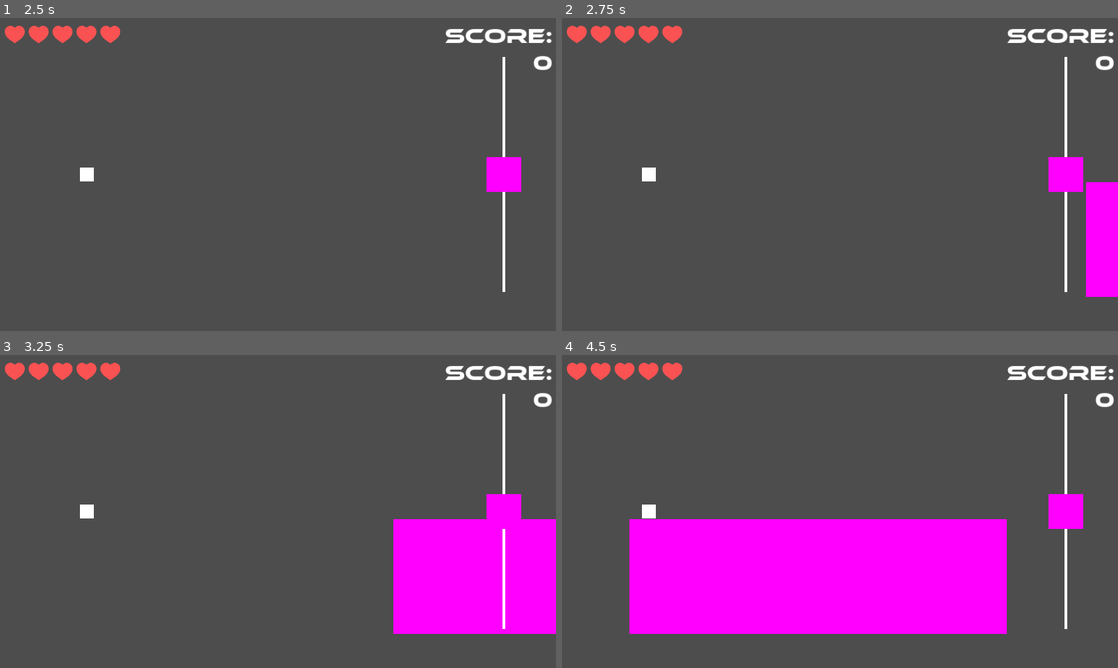
Above: before the commit, frames 1-4 (two rows, left to right).
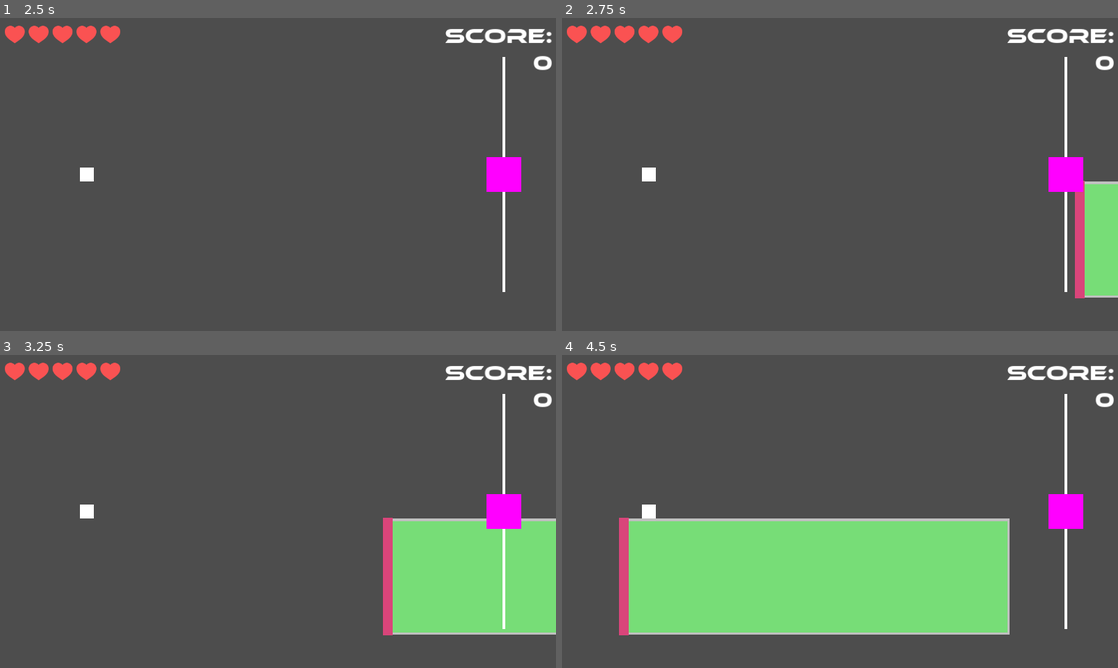
Above: after the commit, the same moments.

Repository: mauro-vb/mobile-game-project
Game: Godot game, scene res://scenes/ui/temp_menu.tscn
Same seed, same stepped clock (60 frames per second), same inputs: the game is played once before the commit and once after it.
Inputs (mouse positions are in pixels of both pictures, inside the frame that each line leads up to):
- Up to frame 1 (2.5 s): click "Slider" at 0.5 s; click "PLAY" at 1.25 s; click (505, 174) at 2 s
- Up to frame 2 (2.75 s): no input
- Up to frame 3 (3.25 s): move the mouse to (400, 495) at 2.77 s; hold Up (up) from 2.78 s (still down)
- Up to frame 4 (4.5 s): move the mouse to (728, 527) at 3.52 s; release Up (up) at 3.53 s; hold Down (down) 3.53-4.28 s; move the mouse to (895, 442) at 4.27 s; hold Up (up) from 4.28 s (still down)

Frame 1 is identical in both runs. In frame 2, 2.8% of the frame differs, in the area x 92-100%, y 52-90%; in frame 3, 11%; in frame 4, 26%, in the area x 10-81%, y 52-90%.

Commit message:
added color change for different obstacles, improved slider, and started parallax background scene

Diff:
--- a/scenes/obstacles/basic_platform.tscn
+++ b/scenes/obstacles/basic_platform.tscn
@@ -1,45 +1,69 @@
-[gd_scene load_steps=8 format=3 uid="uid://dbv0wewbbr501"]
+[gd_scene load_steps=10 format=3 uid="uid://dbv0wewbbr501"]
 
 [ext_resource type="Script" path="res://scripts/obstacles/spiked_platform.gd" id="1_0toc3"]
 [ext_resource type="Shader" path="res://shaders/flash.gdshader" id="2_3tp2l"]
 [ext_resource type="Script" path="res://scripts/components/hitbox_component.gd" id="2_uhium"]
 [ext_resource type="Script" path="res://scripts/components/health_component.gd" id="3_vsaq8"]
+[ext_resource type="Texture2D" uid="uid://b4ay82rlvrkee" path="res://assets/1by1white.png" id="5_topp7"]
 
-[sub_resource type="ShaderMaterial" id="ShaderMaterial_sk5tw"]
-resource_local_to_scene = true
+[sub_resource type="ShaderMaterial" id="ShaderMaterial_cjooj"]
 shader = ExtResource("2_3tp2l")
-shader_parameter/color = Color(1, 1, 1, 1)
+shader_parameter/base_color = Color(1, 1, 1, 1)
+shader_parameter/color = null
 shader_parameter/flashState = 0.0
-
-[sub_resource type="PlaceholderTexture2D" id="PlaceholderTexture2D_etmcf"]
 
 [sub_resource type="RectangleShape2D" id="RectangleShape2D_4yss0"]
 size = Vector2(514, 107)
 
+[sub_resource type="RectangleShape2D" id="RectangleShape2D_jry4o"]
+size = Vector2(6, 107)
+
+[sub_resource type="ShaderMaterial" id="ShaderMaterial_oh6u0"]
+resource_local_to_scene = true
+shader = ExtResource("2_3tp2l")
+shader_parameter/base_color = Color(1, 1, 1, 1)
+shader_parameter/color = null
+shader_parameter/flashState = 0.0
+
 [node name="BasicPlatform" type="Node2D" node_paths=PackedStringArray("bounce_area", "hurt_area")]
+material = SubResource("ShaderMaterial_cjooj")
 script = ExtResource("1_0toc3")
 bounce_area = NodePath("BounceArea")
 hurt_area = NodePath("HurtArea")
-
-[node name="HurtArea" type="Area2D" parent="."]
-
-[node name="CollisionPolygon2D" type="CollisionPolygon2D" parent="HurtArea"]
-polygon = PackedVector2Array(-249, 57, -258, 57, -258, -51, -250, -51)
-
-[node name="TempSprite" type="Sprite2D" parent="."]
-material = SubResource("ShaderMaterial_sk5tw")
-position = Vector2(7.99999, 2.5)
-scale = Vector2(514, 107)
-texture = SubResource("PlaceholderTexture2D_etmcf")
+rect_color = Color(0.542226, 0.380878, 0.77474, 1)
 
 [node name="BounceArea" type="Area2D" parent="." node_paths=PackedStringArray("health_component")]
 script = ExtResource("2_uhium")
 health_component = NodePath("../PlatformHealth")
 
 [node name="CollisionShape2D" type="CollisionShape2D" parent="BounceArea"]
-position = Vector2(8, 2.5)
 shape = SubResource("RectangleShape2D_4yss0")
+
+[node name="BorderSprite" type="Sprite2D" parent="BounceArea"]
+self_modulate = Color(0.751881, 0.751881, 0.751881, 1)
+position = Vector2(-0.00389099, 9.23872e-07)
+scale = Vector2(514.008, 108)
+texture = ExtResource("5_topp7")
+
+[node name="HurtArea" type="Area2D" parent="."]
+
+[node name="CollisionShape2D" type="CollisionShape2D" parent="HurtArea"]
+position = Vector2(-260, 0)
+shape = SubResource("RectangleShape2D_jry4o")
+debug_color = Color(0.958783, 0.189781, 0.195626, 0.42)
+
+[node name="DamageSprite" type="Sprite2D" parent="HurtArea"]
+self_modulate = Color(0.84988, 0.271003, 0.478281, 1)
+position = Vector2(-261, 0)
+scale = Vector2(11.0039, 108)
+texture = ExtResource("5_topp7")
 
 [node name="PlatformHealth" type="Node2D" parent="."]
 script = ExtResource("3_vsaq8")
 health = 2
+
+[node name="TempSprite" type="Sprite2D" parent="."]
+material = SubResource("ShaderMaterial_oh6u0")
+position = Vector2(-0.5, 1.66893e-06)
+scale = Vector2(509, 100)
+texture = ExtResource("5_topp7")
--- a/scenes/obstacles/big_healthy_platform.tscn
+++ b/scenes/obstacles/big_healthy_platform.tscn
@@ -2,16 +2,9 @@
 
 [ext_resource type="Script" path="res://scripts/obstacles/big_healthy_platform.gd" id="1_wyvjx"]
 [ext_resource type="Shader" path="res://shaders/flash.gdshader" id="2_1reah"]
+[ext_resource type="Texture2D" uid="uid://b4ay82rlvrkee" path="res://assets/1by1white.png" id="3_c4f7s"]
 [ext_resource type="Script" path="res://scripts/components/hitbox_component.gd" id="3_rf8xl"]
 [ext_resource type="Script" path="res://scripts/components/health_component.gd" id="4_03muj"]
-
-[sub_resource type="ShaderMaterial" id="ShaderMaterial_sq6jk"]
-resource_local_to_scene = true
-shader = ExtResource("2_1reah")
-shader_parameter/color = null
-shader_parameter/flashState = 0.0
-
-[sub_resource type="PlaceholderTexture2D" id="PlaceholderTexture2D_wg8x1"]
 
 [sub_resource type="RectangleShape2D" id="RectangleShape2D_yxb53"]
 size = Vector2(876.53, 269)
@@ -19,16 +12,18 @@
 [sub_resource type="RectangleShape2D" id="RectangleShape2D_i4xl8"]
 size = Vector2(22, 257)
 
+[sub_resource type="ShaderMaterial" id="ShaderMaterial_sq6jk"]
+resource_local_to_scene = true
+shader = ExtResource("2_1reah")
+shader_parameter/base_color = Color(1, 1, 1, 1)
+shader_parameter/color = null
+shader_parameter/flashState = 0.0
+
 [node name="BigHealthyPlatform" type="Node2D" node_paths=PackedStringArray("bounce_area", "hurt_area")]
 script = ExtResource("1_wyvjx")
 bounce_area = NodePath("BounceArea")
 hurt_area = NodePath("HurtArea")
-
-[node name="TempSprite" type="Sprite2D" parent="."]
-material = SubResource("ShaderMaterial_sq6jk")
-position = Vector2(-70, -0.5)
-scale = Vector2(868, 265)
-texture = SubResource("PlaceholderTexture2D_wg8x1")
+rect_color = Color(0.466667, 0.866667, 0.466667, 1)
 
 [node name="BounceArea" type="Area2D" parent="." node_paths=PackedStringArray("health_component")]
 position = Vector2(116, -1)
@@ -39,6 +34,12 @@
 position = Vector2(-183.265, 1)
 shape = SubResource("RectangleShape2D_yxb53")
 
+[node name="BorderSprite" type="Sprite2D" parent="BounceArea"]
+self_modulate = Color(0.751881, 0.751881, 0.751881, 1)
+position = Vector2(-183.502, 1.00002)
+scale = Vector2(877.004, 268)
+texture = ExtResource("3_c4f7s")
+
 [node name="HurtArea" type="Area2D" parent="."]
 position = Vector2(116, -1)
 
@@ -47,6 +48,18 @@
 shape = SubResource("RectangleShape2D_i4xl8")
 debug_color = Color(0.948541, 0.207152, 0.248793, 0.42)
 
+[node name="DamageSprite" type="Sprite2D" parent="HurtArea"]
+self_modulate = Color(0.84988, 0.271003, 0.478281, 1)
+position = Vector2(-633.251, 0.999997)
+scale = Vector2(22.5019, 270)
+texture = ExtResource("3_c4f7s")
+
+[node name="TempSprite" type="Sprite2D" parent="."]
+material = SubResource("ShaderMaterial_sq6jk")
+position = Vector2(-70.5, 0.499993)
+scale = Vector2(871, 255)
+texture = ExtResource("3_c4f7s")
+
 [node name="PlatformHealth" type="Node2D" parent="."]
 script = ExtResource("4_03muj")
 health = 6
--- a/scenes/obstacles/big_spiked_platform.tscn
+++ b/scenes/obstacles/big_spiked_platform.tscn
@@ -3,7 +3,11 @@
 [ext_resource type="Script" path="res://Scripts/obstacles/big_platform.gd" id="1_hc7op"]
 [ext_resource type="Shader" path="res://shaders/flash.gdshader" id="2_3d2ax"]
 [ext_resource type="Script" path="res://scripts/components/hitbox_component.gd" id="3_0svia"]
+[ext_resource type="Texture2D" uid="uid://b4ay82rlvrkee" path="res://assets/1by1white.png" id="3_xa0ql"]
 [ext_resource type="Script" path="res://scripts/components/health_component.gd" id="4_05oym"]
+
+[sub_resource type="RectangleShape2D" id="RectangleShape2D_wrbh2"]
+size = Vector2(250, 450)
 
 [sub_resource type="RectangleShape2D" id="RectangleShape2D_x14to"]
 size = Vector2(63, 4.5)
@@ -11,19 +15,31 @@
 [sub_resource type="ShaderMaterial" id="ShaderMaterial_uvdho"]
 resource_local_to_scene = true
 shader = ExtResource("2_3d2ax")
+shader_parameter/base_color = Color(1, 1, 1, 1)
 shader_parameter/color = Color(1, 1, 1, 1)
 shader_parameter/flashState = 0.0
-
-[sub_resource type="PlaceholderTexture2D" id="PlaceholderTexture2D_ym7rx"]
-
-[sub_resource type="RectangleShape2D" id="RectangleShape2D_wrbh2"]
-size = Vector2(250, 450)
 
 [node name="BigSpikedPlatform" type="Node2D" node_paths=PackedStringArray("bounce_area", "hurt_area")]
 script = ExtResource("1_hc7op")
 bounce_area = NodePath("BounceArea")
 hurt_area = NodePath("HurtArea")
 spawn_y_range = Vector2(225, 495)
+rect_color = Color(3.17663e-06, 0.694266, 0.800988, 1)
+
+[node name="BounceArea" type="Area2D" parent="." node_paths=PackedStringArray("health_component")]
+position = Vector2(124, -171)
+script = ExtResource("3_0svia")
+health_component = NodePath("../PlatformHealth")
+
+[node name="CollisionShape2D" type="CollisionShape2D" parent="BounceArea"]
+position = Vector2(-123.5, 171)
+shape = SubResource("RectangleShape2D_wrbh2")
+
+[node name="BorderSprite" type="Sprite2D" parent="BounceArea"]
+self_modulate = Color(0.751881, 0.751881, 0.751881, 1)
+position = Vector2(-124, 170.75)
+scale = Vector2(250, 448.5)
+texture = ExtResource("3_xa0ql")
 
 [node name="HurtArea" type="Area2D" parent="."]
 position = Vector2(124, -171)
@@ -43,20 +59,30 @@
 shape = SubResource("RectangleShape2D_x14to")
 debug_color = Color(0.954558, 0.196541, 0.223294, 0.42)
 
+[node name="DamageSprite" type="Sprite2D" parent="HurtArea"]
+self_modulate = Color(0.84988, 0.271003, 0.478281, 1)
+position = Vector2(-254.875, 172)
+scale = Vector2(10.251, 438)
+texture = ExtResource("3_xa0ql")
+
+[node name="DamageSprite2" type="Sprite2D" parent="HurtArea"]
+self_modulate = Color(0.84988, 0.271003, 0.478281, 1)
+position = Vector2(-30, -52.5763)
+scale = Vector2(-64.7487, 9.31439)
+texture = ExtResource("3_xa0ql")
+
+[node name="DamageSprite3" type="Sprite2D" parent="HurtArea"]
+self_modulate = Color(0.84988, 0.271003, 0.478281, 1)
+position = Vector2(-31, 392.528)
+rotation = 3.14159
+scale = Vector2(64.7487, -9.41018)
+texture = ExtResource("3_xa0ql")
+
 [node name="TempSprite" type="Sprite2D" parent="."]
 material = SubResource("ShaderMaterial_uvdho")
-position = Vector2(0.499985, -0.499969)
-scale = Vector2(251, 447)
-texture = SubResource("PlaceholderTexture2D_ym7rx")
-
-[node name="BounceArea" type="Area2D" parent="." node_paths=PackedStringArray("health_component")]
-position = Vector2(124, -171)
-script = ExtResource("3_0svia")
-health_component = NodePath("../PlatformHealth")
-
-[node name="CollisionShape2D" type="CollisionShape2D" parent="BounceArea"]
-position = Vector2(-123.5, 171)
-shape = SubResource("RectangleShape2D_wrbh2")
+position = Vector2(-3.5, -1.00002)
+scale = Vector2(243, 436)
+texture = ExtResource("3_xa0ql")
 
 [node name="PlatformHealth" type="Node2D" parent="."]
 position = Vector2(-1, 1)
--- a/scenes/obstacles/chasing_platform.tscn
+++ b/scenes/obstacles/chasing_platform.tscn
@@ -1,17 +1,10 @@
 [gd_scene load_steps=10 format=3 uid="uid://61gj5xllewqi"]
 
 [ext_resource type="Script" path="res://scripts/obstacles/chasing_platform.gd" id="1_qlufp"]
+[ext_resource type="Texture2D" uid="uid://b4ay82rlvrkee" path="res://assets/1by1white.png" id="2_8157e"]
 [ext_resource type="Script" path="res://scripts/components/hitbox_component.gd" id="2_krtr0"]
 [ext_resource type="Script" path="res://scripts/components/health_component.gd" id="3_r1rfj"]
 [ext_resource type="Shader" path="res://shaders/flash.gdshader" id="4_di3et"]
-
-[sub_resource type="ShaderMaterial" id="ShaderMaterial_qwqnj"]
-resource_local_to_scene = true
-shader = ExtResource("4_di3et")
-shader_parameter/color = null
-shader_parameter/flashState = 0.0
-
-[sub_resource type="PlaceholderTexture2D" id="PlaceholderTexture2D_hcthe"]
 
 [sub_resource type="RectangleShape2D" id="RectangleShape2D_rbdx6"]
 size = Vector2(6.5, 97.5)
@@ -22,16 +15,18 @@
 [sub_resource type="RectangleShape2D" id="RectangleShape2D_6jqpm"]
 size = Vector2(233.75, 99.5)
 
+[sub_resource type="ShaderMaterial" id="ShaderMaterial_qwqnj"]
+resource_local_to_scene = true
+shader = ExtResource("4_di3et")
+shader_parameter/base_color = Color(1, 1, 1, 1)
+shader_parameter/color = null
+shader_parameter/flashState = 0.0
+
 [node name="ChasingPlatform" type="Node2D" node_paths=PackedStringArray("bounce_area", "hurt_area")]
 script = ExtResource("1_qlufp")
 bounce_area = NodePath("BounceArea")
 hurt_area = NodePath("HurtArea")
-
-[node name="TempSprite" type="Sprite2D" parent="."]
-material = SubResource("ShaderMaterial_qwqnj")
-position = Vector2(1.99997, 1.24999)
-scale = Vector2(235.5, 100.5)
-texture = SubResource("PlaceholderTexture2D_hcthe")
+rect_color = Color(1, 0.858824, 0.345098, 1)
 
 [node name="HurtArea" type="Area2D" parent="."]
 
@@ -45,6 +40,18 @@
 shape = SubResource("RectangleShape2D_8m0fp")
 debug_color = Color(0.905882, 0.278431, 0.321569, 0.419608)
 
+[node name="DamageSprite" type="Sprite2D" parent="HurtArea"]
+self_modulate = Color(0.84988, 0.271003, 0.478281, 1)
+position = Vector2(-120.969, -3.48687e-06)
+scale = Vector2(8.06273, 100)
+texture = ExtResource("2_8157e")
+
+[node name="DamageSprite2" type="Sprite2D" parent="HurtArea"]
+self_modulate = Color(0.84988, 0.271003, 0.478281, 1)
+position = Vector2(142.484, 0.124995)
+scale = Vector2(51.0314, 100.25)
+texture = ExtResource("2_8157e")
+
 [node name="BounceArea" type="Area2D" parent="." node_paths=PackedStringArray("health_component")]
 script = ExtResource("2_krtr0")
 health_component = NodePath("../PlatformHealth")
@@ -53,5 +60,17 @@
 position = Vector2(-0.25, 0.499996)
 shape = SubResource("RectangleShape2D_6jqpm")
 
+[node name="BorderSprite" type="Sprite2D" parent="BounceArea"]
+self_modulate = Color(0.751881, 0.751881, 0.751881, 1)
+position = Vector2(0.124999, 7.98702e-06)
+scale = Vector2(235.75, 100)
+texture = ExtResource("2_8157e")
+
+[node name="TempSprite" type="Sprite2D" parent="."]
+material = SubResource("ShaderMaterial_qwqnj")
+position = Vector2(1.19209e-07, 0.500001)
+scale = Vector2(235.5, 93)
+texture = ExtResource("2_8157e")
+
 [node name="PlatformHealth" type="Node2D" parent="."]
 script = ExtResource("3_r1rfj")
--- /dev/null
+++ b/scenes/parallax_background.tscn
@@ -0,0 +1,11 @@
+[gd_scene load_steps=2 format=3 uid="uid://bayji16wyrmmi"]
+
+[ext_resource type="Texture2D" uid="uid://nxfa24ths7ea" path="res://assets/temp_background.png" id="1_6ti6g"]
+
+[node name="ParallaxBackground" type="ParallaxBackground"]
+
+[node name="ParallaxLayer" type="ParallaxLayer" parent="."]
+
+[node name="Sprite2D" type="Sprite2D" parent="ParallaxLayer"]
+position = Vector2(1280, 360)
+texture = ExtResource("1_6ti6g")
--- a/scenes/player.tscn
+++ b/scenes/player.tscn
@@ -7,6 +7,7 @@
 
 [sub_resource type="ShaderMaterial" id="ShaderMaterial_uavc1"]
 shader = ExtResource("2_wicmm")
+shader_parameter/base_color = Color(1, 1, 1, 1)
 shader_parameter/color = null
 shader_parameter/flashState = 0.0
 
--- a/scenes/ui/slider.tscn
+++ b/scenes/ui/slider.tscn
@@ -26,6 +26,3 @@
 offset_top = -152.0
 offset_right = 47.0
 offset_bottom = 155.0
-
-[connection signal="button_down" from="Button" to="Knob" method="_on_button_down"]
-[connection signal="button_up" from="Button" to="Knob" method="_on_button_up"]
--- a/scripts/obstacles/spiked_platform.gd
+++ b/scripts/obstacles/spiked_platform.gd
@@ -7,8 +7,8 @@
 @export var destroy_points := 50
 @export var missed_points:= 25
 @export var spring_force:=0
-
 @export var spawn_y_range:= Vector2(GameParameters.PLAYER_SIZE, GameParameters.WINDOW_HEIGHT-GameParameters.PLAYER_SIZE)
+@export var rect_color : Color = Color(1,1,1)
 
 @onready var health := $PlatformHealth
 @onready var sprite := $TempSprite
@@ -23,6 +23,7 @@
 
 func _ready():
 	add_to_group("platforms")
+	sprite.material.set_shader_parameter("base_color", rect_color)
 	speed = base_speed
 	hurt_area.body_entered.connect(damage_player)
 	bounce_area.body_entered.connect(bounce)
@@ -68,7 +69,7 @@
 	queue_free()
 
 func health_changed():
-	flash("white")
+	flash(Color("#c0c0c0"))
 
 func flash(color:Color):
 	sprite.material.set_shader_parameter("color", color)
--- a/scripts/player.gd
+++ b/scripts/player.gd
@@ -20,7 +20,6 @@
 
 func _ready():
 	position.y = 360
-
 	add_to_group("player")
 
 func wants_move_up():
@@ -41,6 +40,7 @@
 	self.velocity.y = 0
 
 func _physics_process(_delta):
+
 	velocity.x = 0
 	position.x = 200
 	velocity.y = MAX_SPEED if velocity.y > MAX_SPEED else velocity.y
@@ -49,7 +49,6 @@
 	# As good practice, you should replace UI actions with custom gameplay actions.
 	var up = wants_move_up()
 	var down = wants_move_down()
-
 
 	if position.y < 0 or position.y > GameParameters.WINDOW_HEIGHT:
 		var edges_spring_force = 500
--- a/scripts/ui/slider.gd
+++ b/scripts/ui/slider.gd
@@ -7,27 +7,32 @@
 
 var y_val: float :
 	set(value):
+		var dir = 1 if (y_val - value) > 0 else -1
 		if abs(y_val - value) > .01 : # If movement is significant
-			joystick_moved.emit()
+			joystick_moved.emit(dir)
 		y_val = value
 
 var slider_is_still : bool # necessary to smooth input
 var inactivity_timer := 0.0
 var inactivity_threshold := 1.0
+var movement_direction : int
 
 @export var max_length = 150
-@export var threshold = 0.1
+@export var threshold = 0.15
+
+var p_y : float
 
 func _ready():
 	joystick_moved.connect(moved)
 
-func _process(delta):
+func _process(delta): #######
 	inactivity_timer += delta
 	# Adjust transparency based on pressing state
 	if knob.pressing:
 		self.modulate.a = 0.4
 	else:
 		self.modulate.a = 1
+		knob.global_position.y = lerp(knob.global_position.y, p_y, delta*100)
 
 	if inactivity_timer >= inactivity_threshold:
 		slider_is_still = true
@@ -37,27 +42,55 @@
 	return (player_y - (GameParameters.WINDOW_HEIGHT / 2)) / (GameParameters.WINDOW_HEIGHT / 2)
 
 
+func smooth_control_(player_y: float, direction: int) -> bool: ## WITH DIRECTION BUT LESS SMOOTH
+	if knob.pressing:
+		var normalized_player_y = normalize_player_y(player_y)
+		var max_up = y_val <= -.95
+		var max_down = y_val >= .95
+		if slider_is_still: # Don't move player if slider is still
+			return false
+		if direction != movement_direction:
+			return false
+		if direction > 0:
+			# For smooth_control_up
+			return max_up or (
+				y_val - threshold < normalized_player_y and not max_down)
+		else:
+			# For smooth_control_down
+			return max_down or (
+				y_val + threshold > normalized_player_y and not max_up)
+	else:
+		return false
+
 func smooth_control(player_y: float, direction: int) -> bool:
-	var normalized_player_y = normalize_player_y(player_y)
-	var max_up = y_val <= -.95
-	var max_down = y_val >= .95
-	if slider_is_still: # Don't move player if slider is still
+	p_y = player_y
+	if knob.pressing:
+		var normalized_player_y = normalize_player_y(player_y)
+		var max_up = y_val <= -.95
+		var max_down = y_val >= .95
+		if slider_is_still: # Don't move player if slider is still
+			return false
+		if direction > 0:
+			# For smooth_control_up
+			return max_up or (
+				y_val - threshold < normalized_player_y and not max_down)
+		else:
+			# For smooth_control_down
+			return max_down or (
+				y_val + threshold > normalized_player_y and not max_up)
+	else:
 		return false
-	if direction > 0:
-		# For smooth_control_up
-		return max_up or (
-			y_val - threshold < normalized_player_y and not max_down)
-	else:
-		# For smooth_control_down
-		return max_down or (
-			y_val + threshold > normalized_player_y and not max_up)
+
 
 func smooth_control_up(player_y: float) -> bool:
 	return smooth_control(player_y, 1)
 
+
 func smooth_control_down(player_y: float) -> bool:
 	return smooth_control(player_y, -1)
 
-func moved():
+
+func moved(direction :int):
 	slider_is_still = false
 	inactivity_timer = 0.0
+	movement_direction = direction
--- a/scripts/ui/slider_knob.gd
+++ b/scripts/ui/slider_knob.gd
@@ -1,13 +1,15 @@
 extends Sprite2D
 
 var pressing := false
-
+@onready var button = $"../Button"
 @onready var parent = $".."
 
-func _ready():
+func _ready() -> void:
+	button.button_down.connect(_on_button_down)
+	button.button_up.connect(_on_button_up)
 	parent.max_length *= parent.scale.x
 
-func _process(delta):
+func _process(_delta) -> void:
 	parent.y_val = (global_position.y - parent.global_position.y) / parent.max_length
 	if pressing:
 		if get_global_mouse_position().distance_to(parent.global_position) <= parent.max_length:
@@ -16,12 +18,13 @@
 			var angle = parent.global_position.angle_to_point(get_global_mouse_position())
 			global_position.y = parent.global_position.y + sin(angle)*parent.max_length
 	else:
-		global_position.y = lerp(global_position.y, parent.global_position.y, delta*100)
+		pass
+		#global_position.y = lerp(global_position.y, parent.global_position.y, delta*100)
 
 
-func _on_button_down():
+func _on_button_down() -> void:
 	pressing = true
 
 
-func _on_button_up():
+func _on_button_up() -> void:
 	pressing = false
--- a/shaders/flash.gdshader
+++ b/shaders/flash.gdshader
@@ -1,10 +1,11 @@
 shader_type canvas_item;
 
+uniform vec4 base_color : source_color = vec4(1,1,1,1);
 uniform vec4 color : source_color;
 uniform float flashState : hint_range(0,1) = 0;
 
 void fragment() {
-	vec4 pixelColor = texture(TEXTURE, UV);
+	vec4 pixelColor = texture(TEXTURE, UV) * base_color;
 	COLOR = mix(pixelColor, color, flashState);
 	COLOR.a *= pixelColor.a;
 
Binary file added: assets/1by1white.png
Not shown, added: assets/1by1white.png.import
Binary file added: assets/temp_background.png
Not shown, added: assets/temp_background.png.import
Not shown, changed: .DS_Store
Not shown, changed: scripts/.DS_Store
